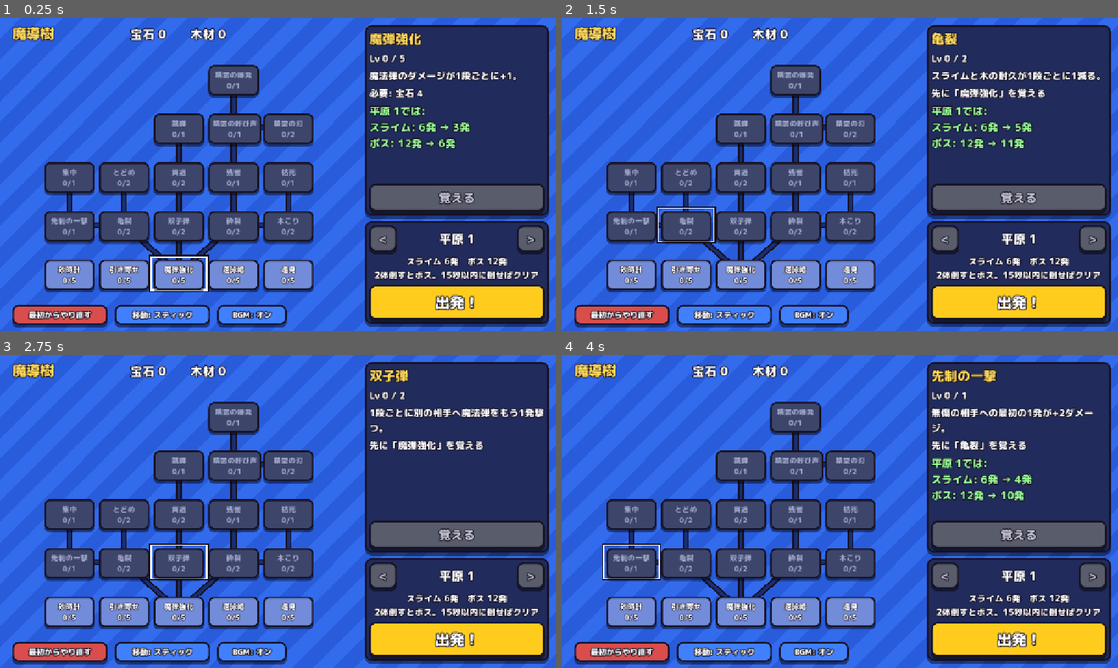
Above: before the commit, frames 1-4 (two rows, left to right).
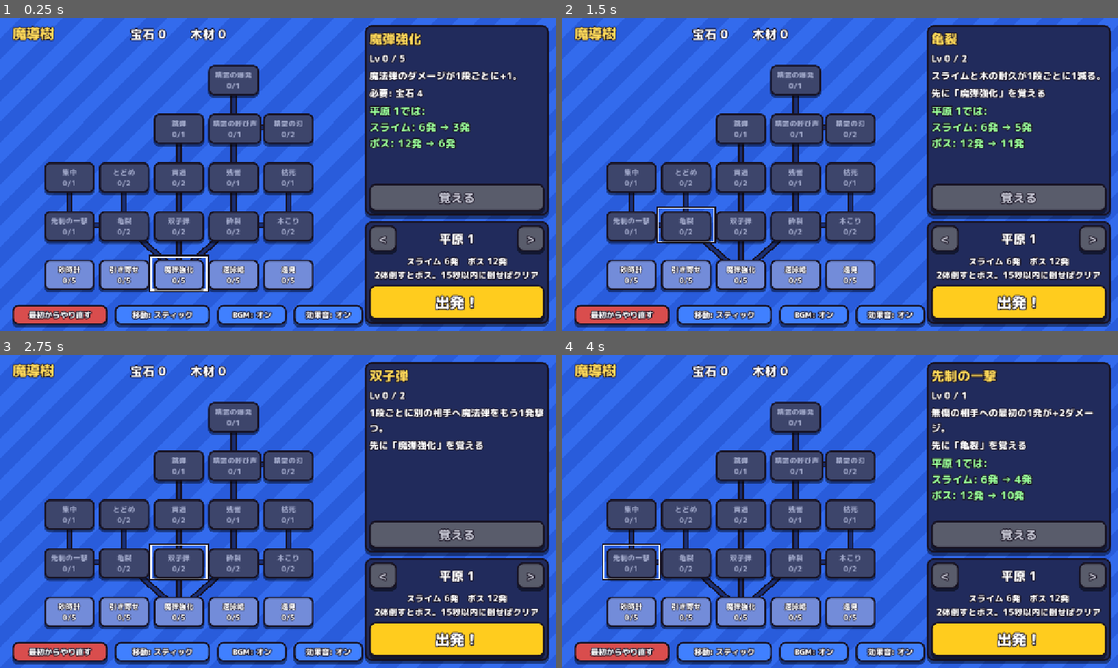
Above: after the commit, the same moments.

Repository: elefolo4565/fantasyIncremental
Game: Godot game, scene res://scenes/main/main.tscn
Two runs of this game, one before a commit and one after it. Both use one fixed random seed, a clock stepped at 60 frames per second and the inputs below.
Inputs:
- Up to frame 1 (0.25 s): no input
- Up to frame 2 (1.5 s): click "魔弾強化 0/5" at 0.5 s; click "亀裂 0/2" at 1.25 s
- Up to frame 3 (2.75 s): click "双子弾 0/2" at 2 s
- Up to frame 4 (4 s): click "砕裂 0/2" at 2.75 s; click "先制の一撃 0/1" at 3.5 s

The runs differ from the first frame. In frame 1, 0.7% of the frame differs, in the area x 52-66%, y 91-99%; in frame 2, 0.7%; in frame 3, 0.7%; in frame 4, 0.7%.

Commit message:
効果音を足し（発射・拾う・ボス撃破・強化のため音）、魔導樹の画面でオン/オフを切り替えられるようにする
Co-Authored-By: Claude Opus 5.5 (1M context) <noreply@anthropic.com>
Claude-Session: https://claude.ai/code/session_01DCGdW39avWMz4PaMBGrhsd

Diff:
--- a/scenes/player/player.gd
+++ b/scenes/player/player.gd
@@ -165,3 +165,4 @@
 		bolt.focused = has_focus and _shot_count % focus_every == 0
 		get_parent().add_child(bolt)
 		bolt.global_position = global_position
+	Sfx.play(&"shot", 0.1, -14.0)
--- a/scenes/run/run.gd
+++ b/scenes/run/run.gd
@@ -382,6 +382,7 @@
 	_world.add_child(debris)
 
 	if is_boss:
+		Sfx.play(&"boss_break")
 		_add_materials(Pickup.GEM, target.reward, at)
 		_on_boss_defeated()
 		return
@@ -413,7 +414,7 @@
 func _on_collected(pickup: Pickup) -> void:
 	if _over:
 		return
-	Sfx.play(&"click", 0.1, -8.0)
+	Sfx.play(&"pickup", 0.06, -6.0)
 	_add_materials(pickup.kind, pickup.amount, _player.global_position + Vector2(0, -40))
 
 
--- a/scenes/upgrade_tree/upgrade_tree.gd
+++ b/scenes/upgrade_tree/upgrade_tree.gd
@@ -58,6 +58,7 @@
 @onready var _reset_button: Button = $ResetButton
 @onready var _move_button: Button = $MoveButton
 @onready var _bgm_button: Button = $BgmButton
+@onready var _se_button: Button = $SeButton
 
 
 func _ready() -> void:
@@ -81,6 +82,7 @@
 	_reset_button.pressed.connect(_on_reset_pressed)
 	_move_button.pressed.connect(_on_move_pressed)
 	_bgm_button.pressed.connect(_on_bgm_pressed)
+	_se_button.pressed.connect(_on_se_pressed)
 	Progress.changed.connect(_refresh)
 	resized.connect(_layout)
 	_nodes.draw.connect(_draw_links)
@@ -102,6 +104,7 @@
 	UiStyle.button(_reset_button, Color(0.85, 0.3, 0.3))
 	UiStyle.button(_move_button, UiStyle.BLUE)
 	UiStyle.button(_bgm_button, UiStyle.BLUE)
+	UiStyle.button(_se_button, UiStyle.BLUE)
 	for panel: PanelContainer in [$Side/Detail, $Side/StagePanel]:
 		panel.add_theme_stylebox_override("panel", UiStyle.box(UiStyle.PANEL, 16, 4, 6))
 	for label: Label in [$Title, _material_label, _name_label, _level_label, _desc_label, _cost_label,
@@ -260,6 +263,7 @@
 	_refresh_stage()
 	_move_button.text = "移動: タップ" if Progress.tap_move else "移動: スティック"
 	_bgm_button.text = "BGM: オン" if Progress.bgm_on else "BGM: オフ"
+	_se_button.text = "効果音: オン" if Progress.se_on else "効果音: オフ"
 	_nodes.queue_redraw()
 
 
@@ -422,6 +426,11 @@
 	Progress.set_bgm_on(not Progress.bgm_on)
 
 
+func _on_se_pressed() -> void:
+	Progress.set_se_on(not Progress.se_on)
+	Sfx.play(&"click")
+
+
 func _on_reset_pressed() -> void:
 	if not _reset_armed:
 		_reset_armed = true
--- a/scenes/upgrade_tree/upgrade_tree.tscn
+++ b/scenes/upgrade_tree/upgrade_tree.tscn
@@ -81,6 +81,20 @@
 theme_override_font_sizes/font_size = 18
 text = "BGM: オン"
 
+[node name="SeButton" type="Button" parent="."]
+layout_mode = 1
+anchors_preset = 2
+anchor_top = 1.0
+anchor_bottom = 1.0
+offset_left = 676.0
+offset_top = -52.0
+offset_right = 836.0
+offset_bottom = -14.0
+grow_vertical = 0
+focus_mode = 0
+theme_override_font_sizes/font_size = 18
+text = "効果音: オン"
+
 [node name="Side" type="VBoxContainer" parent="."]
 layout_mode = 1
 anchors_preset = 11
--- a/scripts/autoload/progress.gd
+++ b/scripts/autoload/progress.gd
@@ -22,6 +22,7 @@
 var tap_move := false
 ## 設定: BGM を鳴らすか
 var bgm_on := true
+var se_on := true
 
 var upgrades: Array[UpgradeDef] = []
 var stages: Array[StageDef] = []
@@ -106,6 +107,11 @@
 	_changed()
 
 
+func set_se_on(on: bool) -> void:
+	se_on = on
+	_changed()
+
+
 func reset() -> void:
 	gem = 0
 	wood = 0
@@ -134,6 +140,7 @@
 	config.set_value("stages", "selected", selected_stage)
 	config.set_value("options", "tap_move", tap_move)
 	config.set_value("options", "bgm_on", bgm_on)
+	config.set_value("options", "se_on", se_on)
 	for id in levels:
 		config.set_value("levels", String(id), levels[id])
 	var error := config.save(SAVE_PATH)
@@ -156,6 +163,7 @@
 	selected_stage = clampi(config.get_value("stages", "selected", 0), 0, unlocked_stage)
 	tap_move = bool(config.get_value("options", "tap_move", false))
 	bgm_on = bool(config.get_value("options", "bgm_on", true))
+	se_on = bool(config.get_value("options", "se_on", true))
 	if config.has_section("levels"):
 		for key in config.get_section_keys("levels"):
 			var def := upgrade(StringName(key))
--- a/scripts/autoload/sfx.gd
+++ b/scripts/autoload/sfx.gd
@@ -1,5 +1,6 @@
 extends Node
 ## 仮の効果音。起動時に簡単な波形を合成して鳴らす（本番の素材が決まったら差し替える）。
+## オン/オフは Progress.se_on（保存する）。
 ## 使い方: Sfx.play(&"hit")
 
 const MIX_RATE := 22050
@@ -18,16 +19,22 @@
 	# [開始周波数, 終了周波数, 長さ(秒)] を並べた音符の列と、波形・ノイズの混ぜ具合
 	_streams[&"hit"] = _synth([[1100.0, 620.0, 0.045]], 0.6, 0.15, 0.35)
 	_streams[&"break"] = _synth([[220.0, 70.0, 0.2]], 0.3, 0.7, 0.6)
-	_streams[&"buy"] = _synth([[523.0, 523.0, 0.07], [659.0, 659.0, 0.07], [784.0, 784.0, 0.07], [1047.0, 1047.0, 0.16]], 0.2, 0.0, 0.5)
+	# 強化の購入は、力をためて一気に上がる音（下から駆け上がる唸りのあと、明るい和音で決める）
+	_streams[&"buy"] = _synth([[180.0, 900.0, 0.32], [523.0, 523.0, 0.05], [784.0, 784.0, 0.05], [1047.0, 1047.0, 0.05], [1568.0, 1568.0, 0.3]], 0.45, 0.05, 0.5)
 	_streams[&"deny"] = _synth([[160.0, 120.0, 0.14]], 1.0, 0.1, 0.35)
 	_streams[&"clear"] = _synth([[392.0, 392.0, 0.09], [523.0, 523.0, 0.09], [659.0, 659.0, 0.09], [784.0, 784.0, 0.09], [1047.0, 1047.0, 0.3]], 0.25, 0.0, 0.5)
 	_streams[&"timeup"] = _synth([[440.0, 440.0, 0.12], [330.0, 330.0, 0.12], [220.0, 200.0, 0.25]], 0.4, 0.0, 0.45)
 	_streams[&"ring"] = _synth([[600.0, 1800.0, 0.28]], 0.0, 0.05, 0.45)
 	_streams[&"hurt"] = _synth([[300.0, 90.0, 0.18]], 0.7, 0.35, 0.6)
+	_streams[&"shot"] = _synth([[1500.0, 900.0, 0.06]], 0.0, 0.25, 0.4)
+	_streams[&"pickup"] = _synth([[1320.0, 1320.0, 0.04], [1760.0, 1980.0, 0.08]], 0.15, 0.0, 0.35)
+	_streams[&"boss_break"] = _synth([[160.0, 40.0, 0.7]], 0.4, 0.75, 0.9)
 	_streams[&"click"] = _synth([[700.0, 700.0, 0.03]], 0.5, 0.0, 0.3)
 
 
 func play(sound: StringName, pitch_jitter := 0.0, volume_db := 0.0) -> void:
+	if not Progress.se_on:
+		return
 	var stream: AudioStream = _streams.get(sound)
 	if stream == null:
 		push_warning("効果音がありません: %s" % sound)
